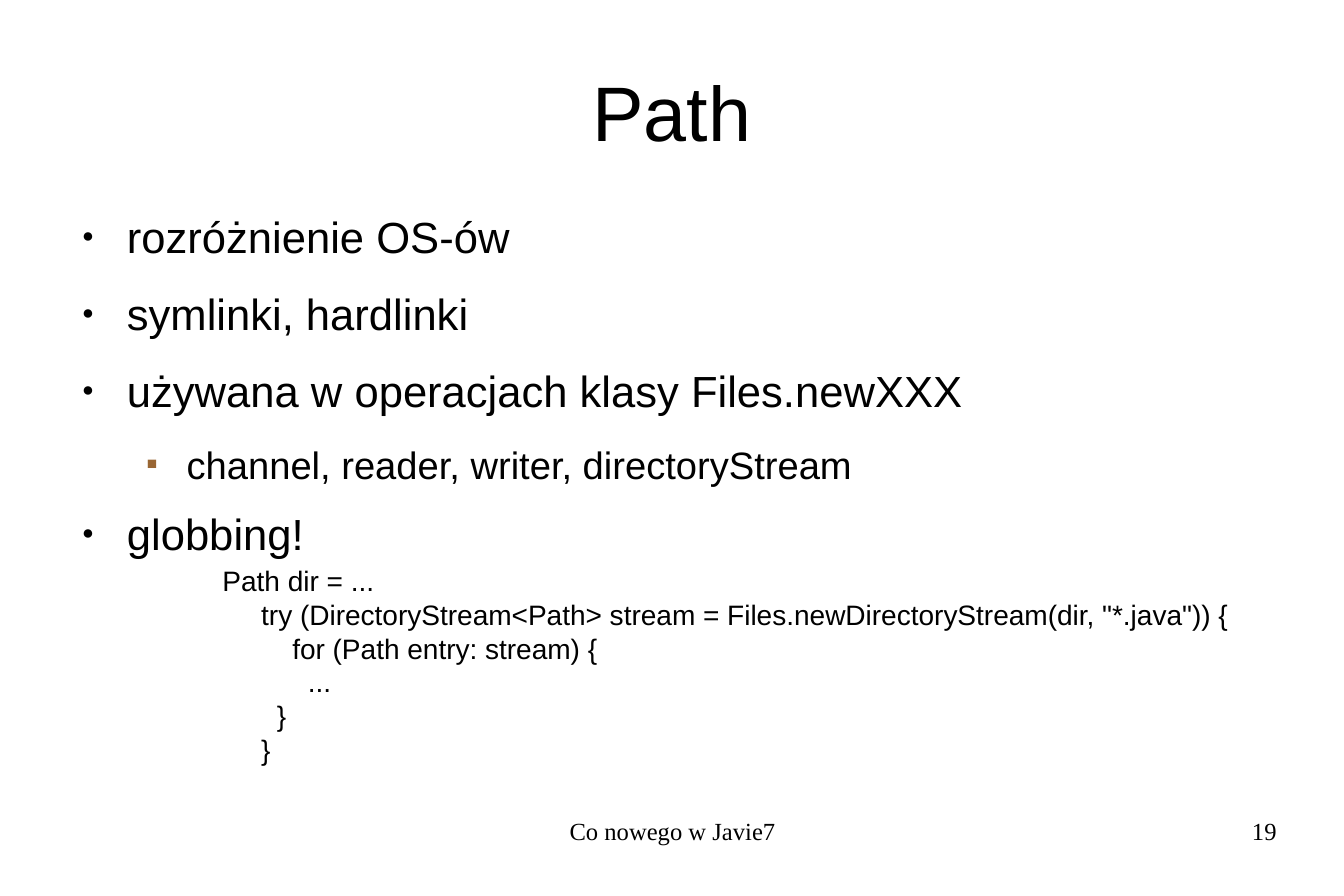
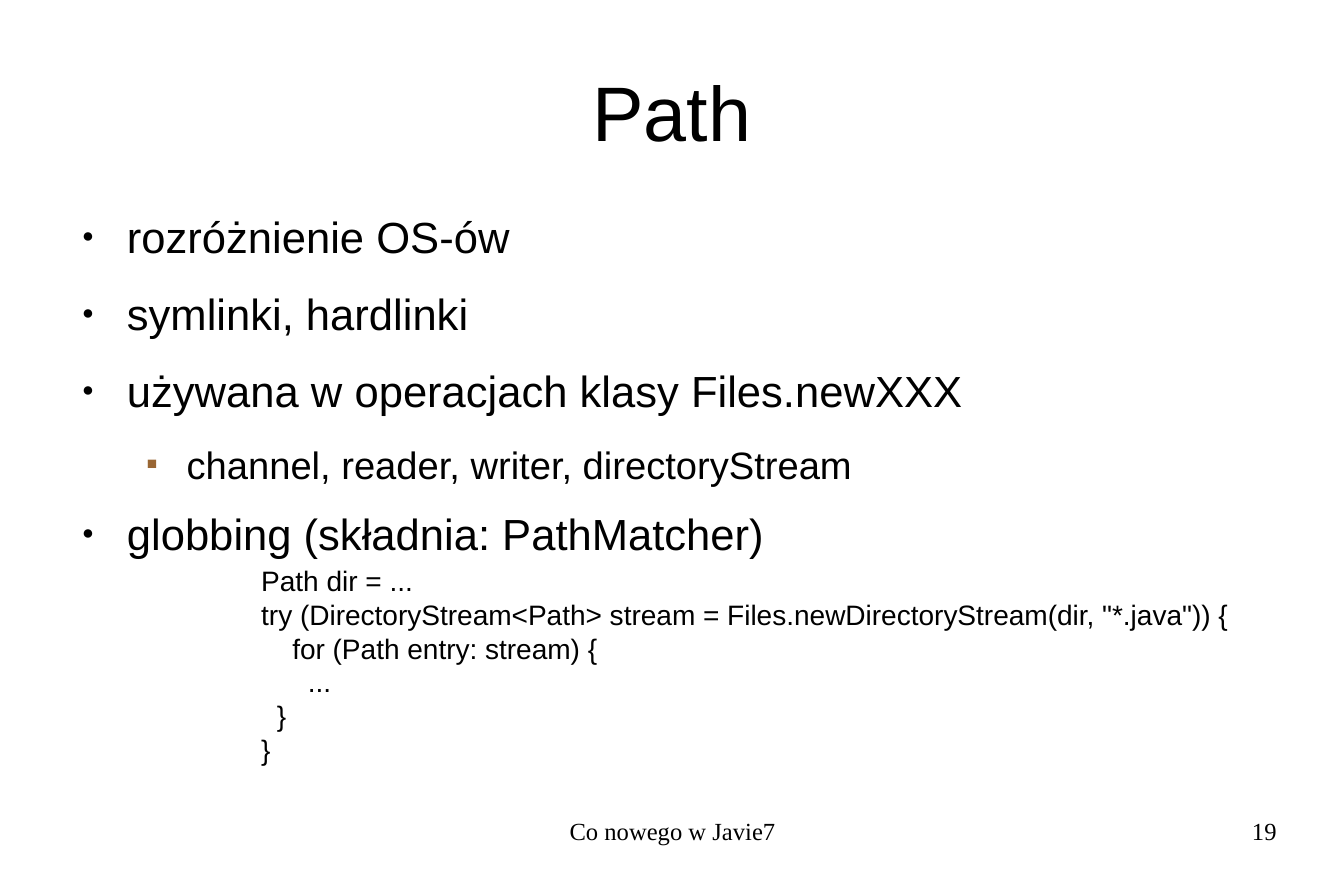
Before and after one commit to kamchy/myjavaprojects, a slide deck: slide 19 of PrezentacjaJava7.odp. Drawn at 1344x896 pixels with LibreOffice and Linux fonts; fonts in the diff are those of the drawing. Boxes give left, top, right and bottom in pixels: in the first picture for what was removed or moved away, otherwise in the second. Text is boxed around its words. In the diff, an @@ line names an element or a change of style, - is before the commit and + after.

```diff
--- a/PrezentacjaJava7.odp
+++ b/PrezentacjaJava7.odp
@@ text at [127,518,763,559]: text changed @@
-● globbing!
+● globbing (składnia: PathMatcher)
@@ text "Path dir = ..." rewrapped from [222,570,1211,664] to [261,570,1211,664] @@
```
Also in this commit, not shown: 10 other slides changed, 2 slides added, 1 other file.
